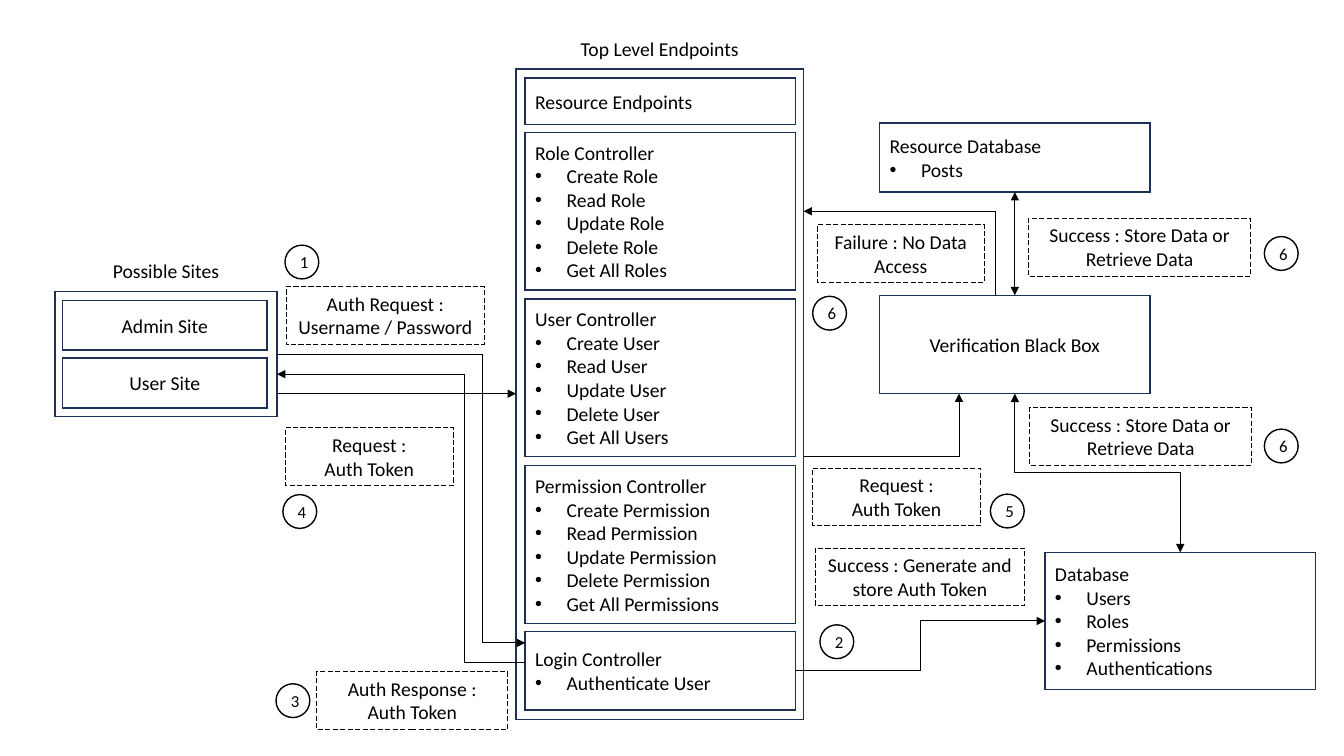
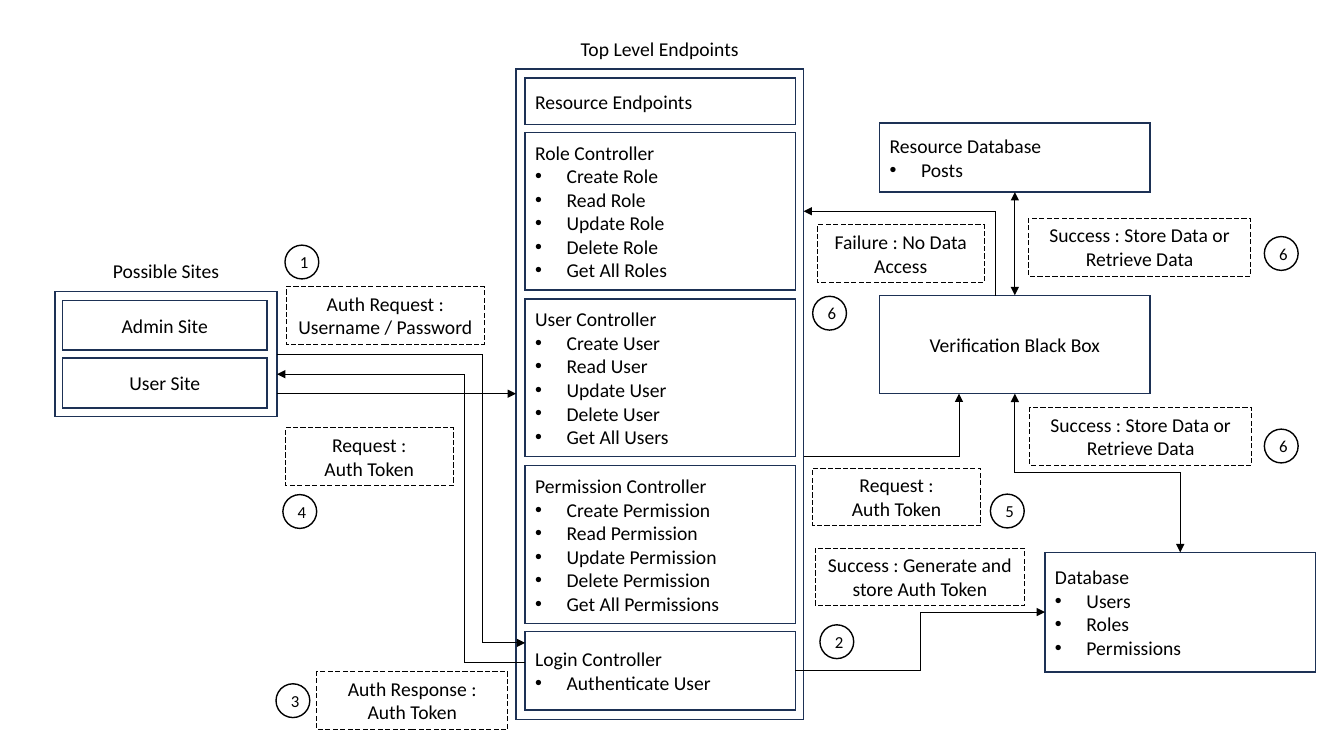
Before and after one commit to tnkrishnank/RBAC-Node-Express-React, a slide deck: slide 1 of Documents/FRAMEWORK.pptx. Drawn at 1344x756 pixels with LibreOffice and Linux fonts; fonts in the diff are those of the drawing. Boxes give left, top, right and bottom in pixels: in the first picture for what was removed or moved away, otherwise in the second. Text is boxed around its words. In the diff, an @@ line names an element or a change of style, - is before the commit and + after.

```diff
--- a/Documents/FRAMEWORK.pptx
+++ b/Documents/FRAMEWORK.pptx
@@ rectangle "Database": place and size @@
-rectangle "Database" at (1046, 553, 1316, 690)
+rectangle "Database" at (1046, 553, 1316, 673)
@@ elbow arrow moved from (796, 671) - (1046, 621) to (796, 671) - (1046, 612) @@
@@ text in rectangle at (1086, 661, 1212, 675): paragraph removed @@
-• Authentications
```
Also in this commit, not shown: 19 other files.
